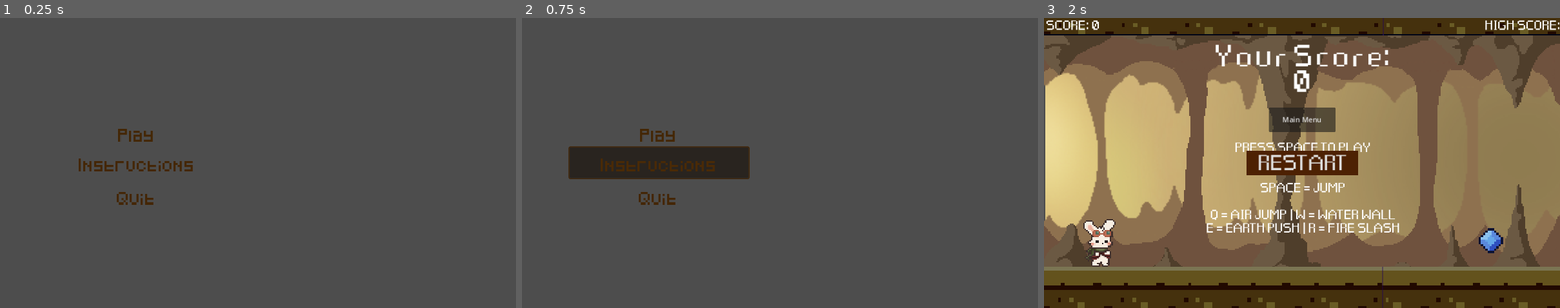
Above: before the commit, frames 1-3 (left to right).
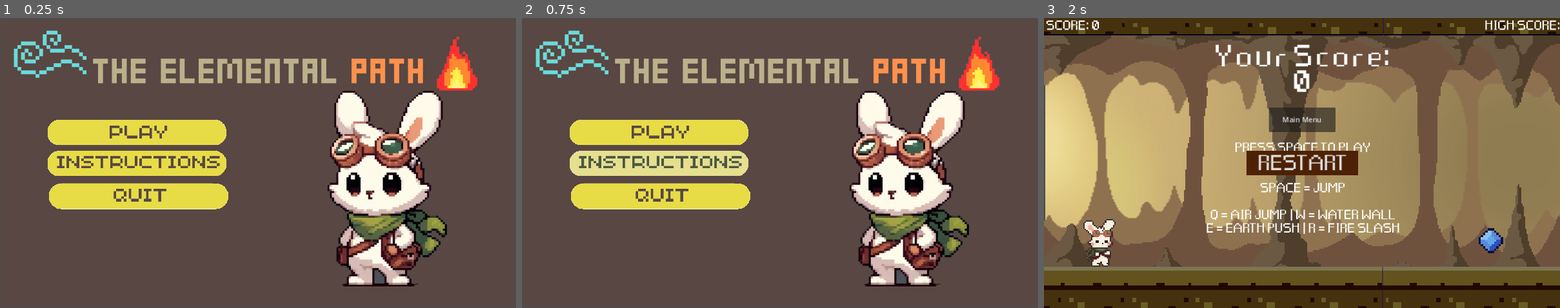
Above: after the commit, the same moments.

Repository: maryandrearv/the-elemental-path
Game: Godot game, scene res://scenes/menu.tscn
Same seed, same stepped clock (60 frames per second), same inputs: the game is played once before the commit and once after it. This scene is started directly instead of the project's main scene.
Inputs (mouse positions are in pixels of both pictures, inside the frame that each line leads up to; where the layout moved, square brackets give the same spot in the first picture):
- Up to frame 1 (0.25 s): no input
- Up to frame 2 (0.75 s): click (661, 165) [661, 163] at 0.5 s
- Up to frame 3 (2 s): click (1183, 134) [1178, 134] at 1.25 s

The runs differ from the first frame. In frame 1, 23% of the frame differs, in the area x 2-93%, y 4-93%; in frame 2, 24%; in frame 3, nothing differs.

Commit message:
added menu sprite and buttons

Diff:
--- a/runner/scenes/menu.tscn
+++ b/runner/scenes/menu.tscn
@@ -1,13 +1,13 @@
-[gd_scene load_steps=6 format=3 uid="uid://cgi6f0enoto3q"]
+[gd_scene load_steps=9 format=3 uid="uid://cgi6f0enoto3q"]
 
 [ext_resource type="Script" path="res://scenes/menu.gd" id="1_1xpv3"]
-[ext_resource type="FontFile" uid="uid://q0ryafcer5ri" path="res://assets/fonts/Pixeled.ttf" id="3_n7hup"]
-
-[sub_resource type="StyleBoxEmpty" id="StyleBoxEmpty_6ukk0"]
-
-[sub_resource type="StyleBoxEmpty" id="StyleBoxEmpty_twtnu"]
-
-[sub_resource type="StyleBoxEmpty" id="StyleBoxEmpty_58s7w"]
+[ext_resource type="Texture2D" uid="uid://d0rq325hv2ut" path="res://assets/interfaces/menu_background.png" id="2_3le8x"]
+[ext_resource type="Texture2D" uid="uid://bvkxiof5yso8v" path="res://assets/interfaces/Buttons/Quit1.png" id="3_3spmm"]
+[ext_resource type="Texture2D" uid="uid://c3ruddndnrxfo" path="res://assets/interfaces/Buttons/Quit2.png" id="4_hels7"]
+[ext_resource type="Texture2D" uid="uid://knqhxfdlbueo" path="res://assets/interfaces/Buttons/Instruct1.png" id="5_ys73m"]
+[ext_resource type="Texture2D" uid="uid://bylwseve6q0s7" path="res://assets/interfaces/Buttons/Instruct2.png" id="6_xv4gi"]
+[ext_resource type="Texture2D" uid="uid://de5s31bwoinf6" path="res://assets/interfaces/Buttons/Play1.png" id="7_uy10c"]
+[ext_resource type="Texture2D" uid="uid://bjd2783si8foh" path="res://assets/interfaces/Buttons/Play2.png" id="8_44dnl"]
 
 [node name="Menu" type="Control"]
 layout_mode = 3
@@ -22,19 +22,10 @@
 layer = -1
 follow_viewport_enabled = true
 
-[node name="Sprite2D" type="Sprite2D" parent="CanvasLayer"]
-texture_filter = 1
-texture_repeat = 1
-position = Vector2(576, 378.25)
-scale = Vector2(0.382, 0.40775)
-
-[node name="Sprite2D2" type="Sprite2D" parent="CanvasLayer"]
-position = Vector2(579, 131)
-scale = Vector2(0.448795, 0.433994)
-
 [node name="TheElementalPath" type="Sprite2D" parent="CanvasLayer"]
 position = Vector2(576, 324)
 scale = Vector2(0.84041, 0.835938)
+texture = ExtResource("2_3le8x")
 
 [node name="MarginContainer" type="MarginContainer" parent="."]
 texture_filter = 1
@@ -55,45 +46,44 @@
 layout_mode = 2
 size_flags_vertical = 4
 
-[node name="Quit" type="Button" parent="."]
-modulate = Color(0.305882, 0.172549, 0.027451, 1)
+[node name="Quit" type="TextureButton" parent="."]
 texture_filter = 1
 layout_mode = 2
-offset_left = 105.0
-offset_top = 363.0
-offset_right = 505.0
-offset_bottom = 431.0
-theme_override_fonts/font = ExtResource("3_n7hup")
-theme_override_font_sizes/font_size = 24
-theme_override_styles/normal = SubResource("StyleBoxEmpty_6ukk0")
-text = "Quit
-"
+offset_left = 110.0
+offset_top = 370.0
+offset_right = 510.0
+offset_bottom = 438.0
+texture_normal = ExtResource("3_3spmm")
+texture_pressed = ExtResource("4_hels7")
+texture_hover = ExtResource("4_hels7")
+ignore_texture_size = true
+stretch_mode = 4
 
-[node name="Instructions" type="Button" parent="."]
-modulate = Color(0.305882, 0.172549, 0.027451, 1)
+[node name="Instructions" type="TextureButton" parent="."]
 texture_filter = 1
 layout_mode = 2
 offset_left = 106.0
-offset_top = 289.0
+offset_top = 296.0
 offset_right = 506.0
-offset_bottom = 357.0
-theme_override_fonts/font = ExtResource("3_n7hup")
-theme_override_font_sizes/font_size = 24
-theme_override_styles/normal = SubResource("StyleBoxEmpty_twtnu")
-text = "Instructions"
+offset_bottom = 364.0
+texture_normal = ExtResource("5_ys73m")
+texture_pressed = ExtResource("6_xv4gi")
+texture_hover = ExtResource("6_xv4gi")
+ignore_texture_size = true
+stretch_mode = 4
 
-[node name="Play" type="Button" parent="."]
-modulate = Color(0.304953, 0.173475, 0.025611, 1)
+[node name="Play" type="TextureButton" parent="."]
 texture_filter = 1
 layout_mode = 2
-offset_left = 105.0
-offset_top = 222.0
-offset_right = 505.0
-offset_bottom = 290.0
-theme_override_fonts/font = ExtResource("3_n7hup")
-theme_override_font_sizes/font_size = 24
-theme_override_styles/normal = SubResource("StyleBoxEmpty_58s7w")
-text = "Play"
+offset_left = 106.0
+offset_top = 227.0
+offset_right = 506.0
+offset_bottom = 295.0
+texture_normal = ExtResource("7_uy10c")
+texture_pressed = ExtResource("8_44dnl")
+texture_hover = ExtResource("8_44dnl")
+ignore_texture_size = true
+stretch_mode = 4
 
 [connection signal="pressed" from="Quit" to="." method="_on_quit_pressed"]
 [connection signal="pressed" from="Instructions" to="." method="_on_instructions_pressed"]
Binary file added: runner/assets/interfaces/Buttons/Instruct1.png
Not shown, added: runner/assets/interfaces/Buttons/Instruct1.png.import
Binary file added: runner/assets/interfaces/Buttons/Instruct2.png
Not shown, added: runner/assets/interfaces/Buttons/Instruct2.png.import
Binary file added: runner/assets/interfaces/Buttons/Play1.png
Not shown, added: runner/assets/interfaces/Buttons/Play1.png.import
Binary file added: runner/assets/interfaces/Buttons/Play2.png
Not shown, added: runner/assets/interfaces/Buttons/Play2.png.import
Binary file added: runner/assets/interfaces/Buttons/Quit1.png
Not shown, added: runner/assets/interfaces/Buttons/Quit1.png.import
Binary file added: runner/assets/interfaces/Buttons/Quit2.png
Not shown, added: runner/assets/interfaces/Buttons/Quit2.png.import
(and 2 more such lines)
